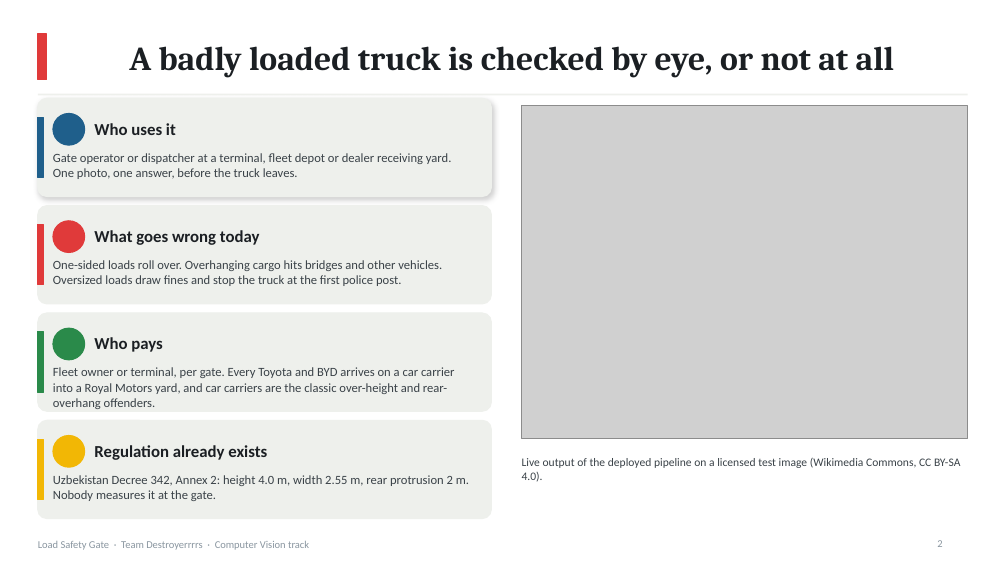
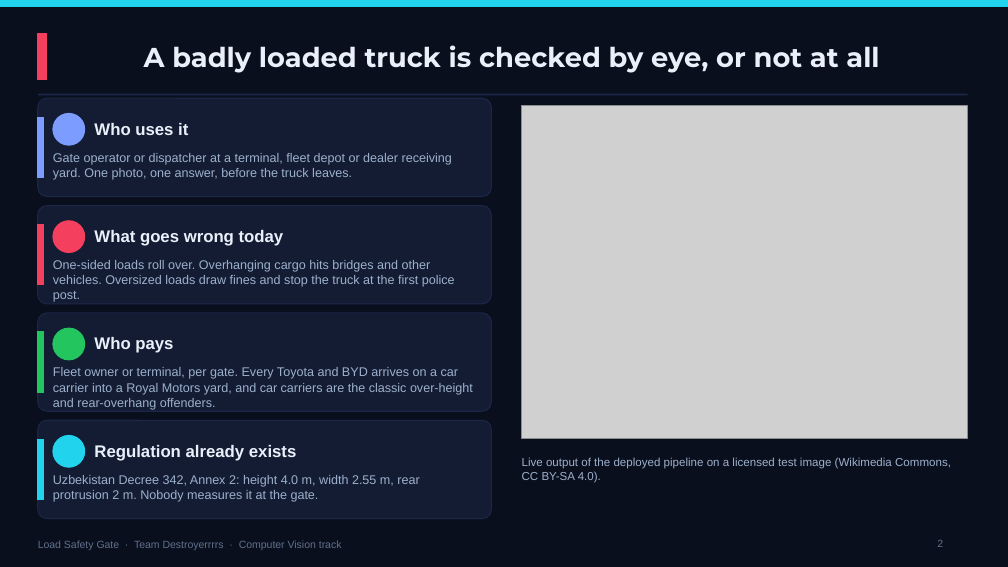
Before and after one commit to Winner-121/Destroyerrrrs_Final_Stage, a slide deck: slide 2 of deck/LoadSafetyGate_deck.pptx. Drawn at 1008x567 pixels with LibreOffice and Linux fonts; fonts in the diff are those of the drawing; grey boxes stand for pictures. Boxes give left, top, right and bottom in pixels: in the first picture for what was removed or moved away, otherwise in the second. Text is boxed around its words. In the diff, an @@ line names an element or a change of style, - is before the commit and + after.

```diff
--- a/deck/LoadSafetyGate_deck.pptx
+++ b/deck/LoadSafetyGate_deck.pptx
@@ background #FFFFFF to #0A0F1E @@
@@ rectangle added at box(0, 0, 1008, 7), fill #22D3EE, outline #22D3EE 1 pt @@
@@ title "A badly loaded truck is ..." at box(144, 45, 879, 73): size 32 to 26 pt, font Cambria to Montserrat, text colour #1B1F23 to #EAF0FA @@
@@ fill #E03A3A to #F43F5E; outline #E03A3A 1 pt to #F43F5E 1 pt in 3 elements at box(38, 225, 43, 285), box(53, 221, 85, 253), box(38, 34, 47, 79) @@
@@ line (38, 95) - (968, 95): stroke #EEF0EC 1.5 pt to #1B2746 1.5 pt @@
@@ rounded rectangle at box(38, 98, 492, 197): fill #EEF0EC to #131C33; outline #EEF0EC 1 pt to #1B2746 1 pt; shadow off @@
@@ rectangle at box(38, 117, 43, 178): fill #1F5F8B to #7C9CFF; outline #1F5F8B 1 pt to #7C9CFF 1 pt @@
@@ ellipse at box(53, 113, 85, 145): fill #1F5F8B to #7C9CFF; outline #1F5F8B 1 pt to #7C9CFF 1 pt @@
@@ rounded rectangle at box(38, 206, 492, 304): fill #EEF0EC to #131C33; outline #EEF0EC 1 pt to #1B2746 1 pt; shadow off @@
@@ rounded rectangle at box(38, 313, 492, 411): fill #EEF0EC to #131C33; outline #EEF0EC 1 pt to #1B2746 1 pt @@
@@ ellipse at box(53, 328, 85, 360): fill #2A8A4A to #22C55E; outline #2A8A4A 1 pt to #22C55E 1 pt @@
@@ rectangle at box(38, 332, 43, 392): fill #2A8A4A to #22C55E; outline #2A8A4A 1 pt to #22C55E 1 pt @@
@@ rounded rectangle at box(38, 420, 492, 519): fill #EEF0EC to #131C33; outline #EEF0EC 1 pt to #1B2746 1 pt @@
@@ rectangle at box(38, 439, 43, 500): fill #F2B705 to #22D3EE; outline #F2B705 1 pt to #22D3EE 1 pt @@
@@ ellipse at box(53, 436, 85, 467): fill #F2B705 to #22D3EE; outline #F2B705 1 pt to #22D3EE 1 pt @@
@@ font Calibri to Arial, text colour #1B1F23 to #EAF0FA in 4 elements at box(94, 123, 188, 135), box(94, 230, 284, 246), box(94, 337, 173, 353), box(94, 445, 297, 461) @@
@@ font Calibri to Arial, text colour #3A4248 to #9DB0CB in 5 elements at box(53, 153, 452, 180), box(53, 260, 455, 302), box(53, 367, 473, 410), box(53, 475, 419, 502), box(522, 457, 951, 483) @@
@@ text "Load Safety Gate · Team ..." at box(38, 540, 342, 550): font Calibri to Arial, text colour #8A96A0 to #60708A @@
@@ page number at box(937, 540, 943, 547): font Calibri to Arial, text colour #8A96A0 to #60708A @@
```
Also in this commit, not shown: 10 other slides changed, 2 other files.
